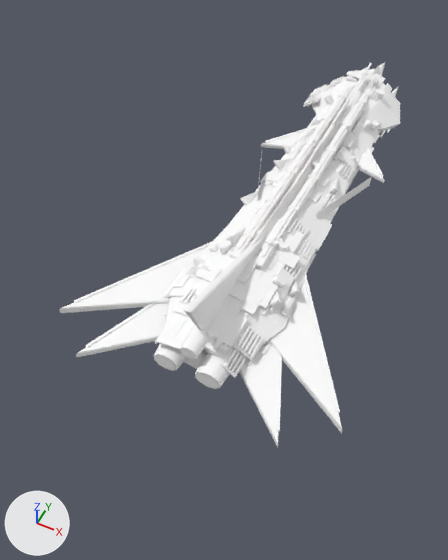
A saved change to the glTF model assets/models/rL.glb.
Rendered twice from a 50 mm lens placed at (0.33, -1.045, 0.989), pointed at (-0.087, -0.21, -0.055). Lighting does not change. The marker at lower left points along +X, +Y and +Z. The first picture is the older version. Where no turn or scale is listed for an object, it has been applied to the vertices. Vertices at exactly the same position are counted once.
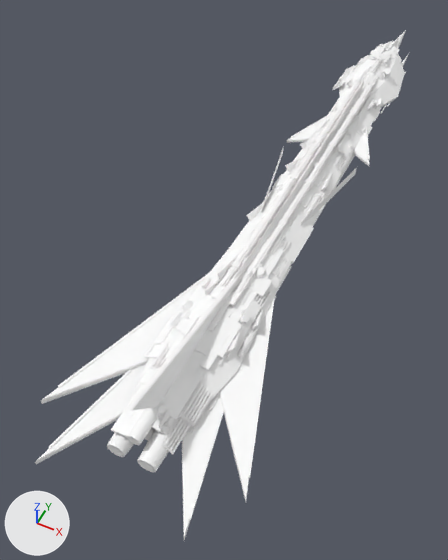
Where the newer file only moved an object's origin or applied its transform, the numbers keep the older frame.

Changed parts and their boxes (x1, y1, x2, y2) in the pictures (448 x 560 px; the box of a moved part takes in the faces that stretch with it):
'Mesh_0', reshaped, moved, rescaled (12% wider, 32% taller)
    before: (59, 65, 385, 447)
    after: (35, 37, 399, 540)
'Mesh_5', rescaled (23% wider, 34% taller)
    before: (153, 67, 392, 389)
    after: (107, 40, 402, 472)
'Mesh_1', rescaled (20% wider, 40% taller)
    before: (156, 74, 400, 350)
    after: (111, 49, 405, 437)
'Mesh_3', rescaled (18% wider, 35% taller)
    before: (182, 62, 399, 375)
    after: (152, 30, 409, 452)
'Mesh_2', rescaled (13% wider, 29% taller)
    before: (86, 63, 401, 432)
    after: (49, 43, 406, 520)
'Mesh_4', rescaled (10% wider, 27% taller)
    before: (74, 68, 382, 413)
    after: (58, 41, 398, 478)
'Mesh_7', rescaled (17% wider, 33% taller)
    before: (195, 71, 381, 315)
    after: (175, 51, 392, 375)
'Mesh_6', rescaled
    before: (257, 152, 371, 217)
    after: (261, 146, 357, 225)
part 1 of me_mesh_0, moved or reshaped
    before: (202, 65, 380, 355)
    after: (151, 37, 399, 432)
part 2 of me_mesh_0, moved or reshaped
    before: (59, 246, 208, 313)
    after: (219, 303, 272, 502)
part 3 of me_mesh_0, moved or reshaped
    before: (269, 280, 343, 433)
    after: (41, 280, 203, 404)
part 4 of me_mesh_0, moved or reshaped
    before: (76, 303, 169, 357)
    after: (182, 393, 223, 540)
part 5 of me_mesh_0, moved or reshaped
    before: (239, 341, 279, 447)
    after: (35, 364, 146, 464)
part 6 of me_mesh_0, moved or reshaped
    before: (261, 131, 305, 149)
    after: (353, 132, 369, 166)
part 7 of me_mesh_0, moved or reshaped
    before: (357, 150, 385, 183)
    after: (287, 118, 326, 143)
part 8 of me_mesh_0, moved or reshaped
    before: (183, 235, 265, 331)
    after: (127, 265, 248, 410)
part 9 of me_mesh_0, added
    after: (132, 103, 365, 441)
part 10 of me_mesh_0, deleted (mostly hidden)
    before: (165, 121, 363, 369)

Edits to the bpy script that builds the scene:
```text
Change me_mesh_0:
    used by ob_mesh_0; parent = ob_rl_redskin; location = (-0.282, 0.661, 0.014); scale = (0.0000761, 0.0000761, 0.0000761)
    remove me_mesh_0.from_pydata(...)  # 182 vertices, 344 faces; spans x 0.0..7429.0, y -16383.0..-1031.0, z 91.0..2751.0
    add me_mesh_0.from_pydata(...)  # 182 vertices, 344 faces; spans x 0.0..3764.0, y -16383.0..-1031.0, z 54.0..1643.0
    me_mesh_0 part 1: the loose piece of 42 vertices spanning x 3162.0..4267.0, y -15169.0..-1031.0, z 817.0..1663.0 is scaled about its middle by (0.507, 1, 0.598), then moved by (-1832.0, 0.0, -499.0)
    me_mesh_0 part 2: the loose piece of 12 vertices spanning x 0.0..2624.0, y -15496.0..-11300.0, z 590.0..801.0 is scaled about its middle by (-0.507, 1, 0.602), then moved by (1787.0, 0.0, -280.0)
    me_mesh_0 part 3: the loose piece of 12 vertices spanning x 4805.0..7429.0, y -15496.0..-11300.0, z 590.0..801.0 is scaled about its middle by (-0.506, 1, 0.602), then moved by (-5452.0, 0.0, -280.0)
    me_mesh_0 part 4: the loose piece of 12 vertices spanning x 1111.0..2833.0, y -16383.0..-13065.0, z 514.0..696.0 is scaled about its middle by (-0.507, 1, 0.594), then moved by (793.0, 0.0, -244.0)
    me_mesh_0 part 5: the loose piece of 12 vertices spanning x 4596.0..6318.0, y -16383.0..-13065.0, z 514.0..696.0 is scaled about its middle by (-0.507, 1, 0.594), then moved by (-4458.0, 0.0, -244.0)
    me_mesh_0 part 6: the loose piece of 12 vertices spanning x 1650.0..2811.0, y -6949.0..-5410.0, z 620.0..771.0 is scaled about its middle by (-0.507, 1, 0.603), then moved by (403.0, 0.0, -280.0)
    me_mesh_0 part 7: the loose piece of 12 vertices spanning x 4618.0..5779.0, y -6949.0..-5410.0, z 620.0..771.0 is scaled about its middle by (-0.507, 1, 0.603), then moved by (-4068.0, 0.0, -280.0)
    me_mesh_0 part 8: the loose piece of 16 vertices spanning x 3622.0..3807.0, y -15494.0..-11004.0, z 1331.0..2751.0 is scaled about its middle by (0.507, 1, 0.597), then moved by (-1833.0, 0.0, -822.0)
    me_mesh_0 part 9: a new loose piece of 52 vertices spanning x 1089.0..2675.0, y -15169.0..-4271.0, z 54.0..849.0, in mat_redskin (white #ffffff)
    me_mesh_0 part 10: 52 vertices removed from x 2150.0..5279.0, y -15169.0..-4271.0, z 91.0..1421.0
Change me_mesh_1:
    remove me_mesh_1.from_pydata(...)  # 650 vertices, 1136 faces; spans x 0.157..0.408, y -1.18..-0.101, z 0.0..0.115
    add me_mesh_1.from_pydata(...)  # 650 vertices, 1136 faces; spans x 0.197..0.368, y -1.356..0.089, z 0.009..0.101
    me_mesh_1 part 11: the whole mesh is scaled about its middle by (0.679, 1.34, 0.8), then moved by (0.0, 0.007, -0.002)
Change me_mesh_2:
    remove me_mesh_2.from_pydata(...)  # 518 vertices, 764 faces; spans x 0.091..0.474, y -1.225..-0.124, z 0.039..0.141
    add me_mesh_2.from_pydata(...)  # 518 vertices, 764 faces; spans x 0.153..0.412, y -1.417..0.058, z 0.04..0.122
    me_mesh_2 part 12: the whole mesh is scaled about its middle by (0.679, 1.34, 0.8), then moved by (0.0, -0.005, -0.009)
Change me_mesh_3:
    remove me_mesh_3.from_pydata(...)  # 1270 vertices, 1976 faces; spans x 0.157..0.377, y -1.164..0.0, z 0.035..0.119
    add me_mesh_3.from_pydata(...)  # 1270 vertices, 1976 faces; spans x 0.197..0.347, y -1.335..0.224, z 0.037..0.104
    me_mesh_3 part 13: the whole mesh is scaled about its middle by (0.679, 1.34, 0.8), then moved by (0.005, 0.027, -0.006)
Change me_mesh_4:
    remove me_mesh_4.from_pydata(...)  # 641 vertices, 966 faces; spans x 0.015..0.55, y -1.182..-0.092, z 0.002..0.116
    add me_mesh_4.from_pydata(...)  # 641 vertices, 966 faces; spans x 0.101..0.464, y -1.359..0.1, z 0.011..0.102
    me_mesh_4 part 14: the whole mesh is scaled about its middle by (0.679, 1.34, 0.8), then moved by (0.0, 0.008, -0.003)
Change me_mesh_5:
    remove me_mesh_5.from_pydata(...)  # 1338 vertices, 2240 faces; spans x 0.155..0.399, y -1.193..-0.075, z 0.033..0.124
    add me_mesh_5.from_pydata(...)  # 1338 vertices, 2240 faces; spans x 0.196..0.362, y -1.373..0.124, z 0.035..0.109
    me_mesh_5 part 15: the whole mesh is scaled about its middle by (0.679, 1.34, 0.8), then moved by (0.002, 0.009, -0.006)
Change me_mesh_6:
    remove me_mesh_6.from_pydata(...)  # 8 vertices, 4 faces; spans x 0.149..0.416, y -0.746..-0.575, z 0.068..0.093
    add me_mesh_6.from_pydata(...)  # 8 vertices, 4 faces; spans x 0.192..0.373, y -0.775..-0.546, z 0.063..0.084
    me_mesh_6 part 16: the whole mesh is scaled about its middle by (0.679, 1.34, 0.8), then moved by (0.0, 0.0, -0.007)
Change me_mesh_7:
    remove me_mesh_7.from_pydata(...)  # 68 vertices, 34 faces; spans x 0.187..0.378, y -1.072..-0.202, z 0.069..0.117
    add me_mesh_7.from_pydata(...)  # 68 vertices, 34 faces; spans x 0.217..0.348, y -1.212..-0.047, z 0.064..0.103
    me_mesh_7 part 17: the whole mesh is scaled about its middle by (0.679, 1.34, 0.801), then moved by (0.0, 0.008, -0.009)
Change ob_mesh_0:
    ob_mesh_0.location: (-0.282, 0.661, 0.014) -> (-0.192, 0.885, 0.0232)
    ob_mesh_0.scale: (0.0000761, 0.0000761, 0.0000761) -> (0.000102, 0.000102, 0.000102)
```
